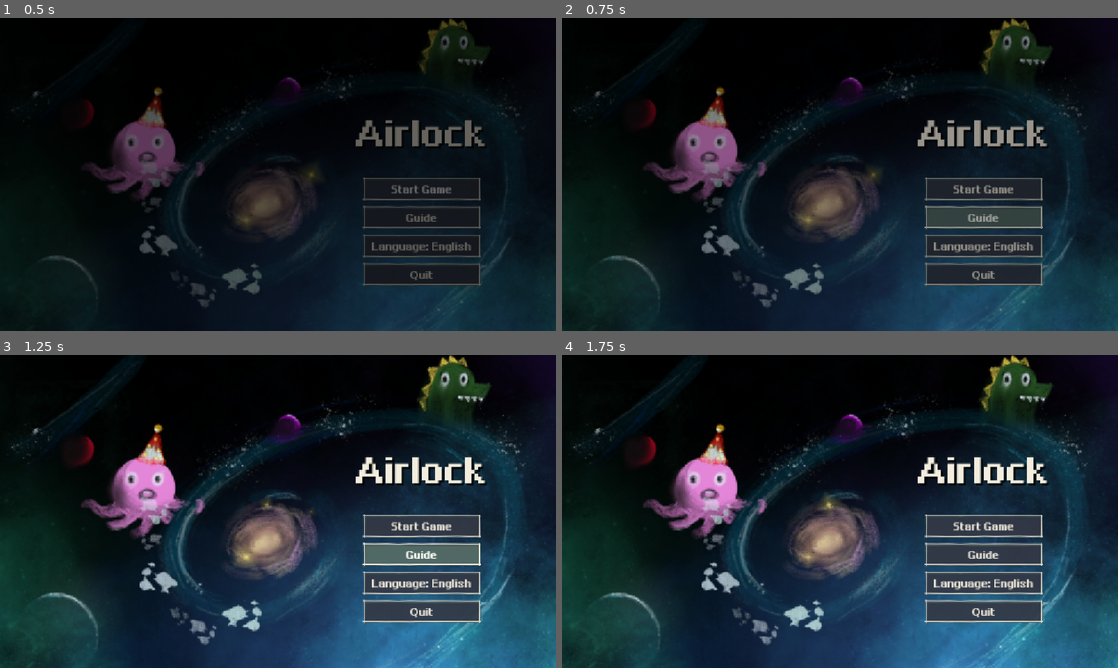
Above: before the commit, frames 1-4 (two rows, left to right).
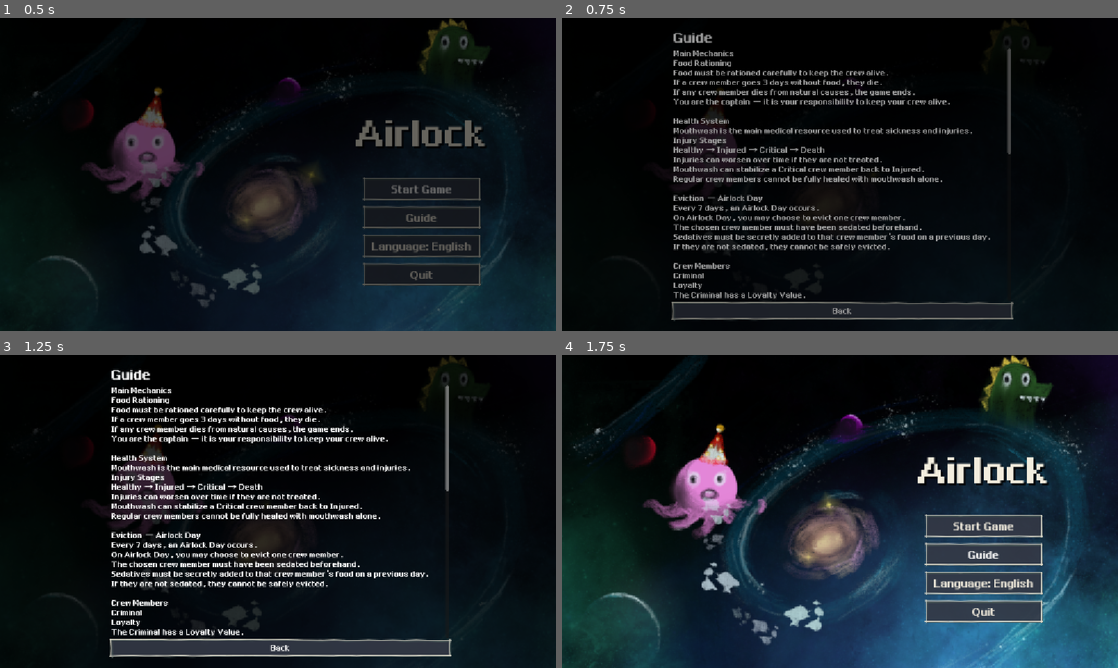
Above: after the commit, the same moments.

Repository: UnZzz/airlock
Game: Godot game, scene res://start/StartScreen.tscn
Same seed, same stepped clock (60 frames per second), same inputs: the game is played once before the commit and once after it.
Inputs (mouse positions are in pixels of both pictures, inside the frame that each line leads up to):
- Up to frame 1 (0.5 s): no input
- Up to frame 2 (0.75 s): click "Guide" at 0.5 s
- Up to frame 3 (1.25 s): no input
- Up to frame 4 (1.75 s): click (840, 649) at 1.25 s, where only the run after the commit has a clickable "Back"

Frame 1 is identical in both runs. In frame 2, 51% of the frame differs, in the area x 0-100%, y 0-100%; in frame 3, 66%; in frame 4, less than 0.1%.

Commit message:
Guide button done

Diff:
--- a/scene_system/EndScreen.tscn
+++ b/scene_system/EndScreen.tscn
@@ -15,7 +15,7 @@
 offset_top = -0.99999905
 offset_right = 37.0
 offset_bottom = 39.0
-scale = Vector2(28.849873, 26.200447)
+scale = Vector2(28.849873, 26.087452)
 texture = ExtResource("1_v6d4x")
 expand_mode = 1
 stretch_mode = 4
--- a/start/StartScreen.tscn
+++ b/start/StartScreen.tscn
@@ -138,6 +138,115 @@
 size_flags_horizontal = 4
 theme_override_font_sizes/font_size = 28
 
+[node name="GuidePanel" type="Control" parent="." unique_id=1367943976]
+layout_mode = 1
+anchors_preset = 15
+anchor_right = 1.0
+anchor_bottom = 1.0
+grow_horizontal = 2
+grow_vertical = 2
+
+[node name="Overlay" type="ColorRect" parent="GuidePanel" unique_id=1591408883]
+layout_mode = 1
+anchors_preset = 15
+anchor_right = 1.0
+anchor_bottom = 1.0
+grow_horizontal = 2
+grow_vertical = 2
+color = Color(0, 0, 0, 0.78431374)
+
+[node name="GuideBox" type="VBoxContainer" parent="GuidePanel" unique_id=778799617]
+layout_mode = 1
+anchors_preset = 8
+anchor_left = 0.5
+anchor_top = 0.5
+anchor_right = 0.5
+anchor_bottom = 0.5
+offset_left = -345.0
+offset_top = -302.0
+offset_right = 355.0
+offset_bottom = 298.0
+grow_horizontal = 2
+grow_vertical = 2
+
+[node name="GuideTitle" type="Label" parent="GuidePanel/GuideBox" unique_id=1500625777]
+layout_mode = 2
+theme_override_colors/font_color = Color(1, 1, 1, 1)
+theme_override_font_sizes/font_size = 36
+text = "Guide"
+
+[node name="GuideText" type="RichTextLabel" parent="GuidePanel/GuideBox" unique_id=189956513]
+layout_mode = 2
+size_flags_vertical = 3
+text = "Main Mechanics
+Food Rationing
+Food must be rationed carefully to keep the crew alive.
+If a crew member goes 3 days without food, they die.
+If any crew member dies from natural causes, the game ends.
+You are the captain — it is your responsibility to keep your crew alive.
+
+Health System
+Mouthwash is the main medical resource used to treat sickness and injuries.
+Injury Stages
+Healthy → Injured → Critical → Death
+Injuries can worsen over time if they are not treated.
+Mouthwash can stabilize a Critical crew member back to Injured.
+Regular crew members cannot be fully healed with mouthwash alone.
+
+Eviction — Airlock Day
+Every 7 days, an Airlock Day occurs.
+On Airlock Day, you may choose to evict one crew member.
+The chosen crew member must have been sedated beforehand.
+Sedatives must be secretly added to that crew member's food on a previous day.
+If they are not sedated, they cannot be safely evicted.
+
+Crew Members
+Criminal
+Loyalty
+The Criminal has a Loyalty Value.
+Loyalty can increase or decrease depending on your decisions.
+Arguments may occur between the Criminal and other crew members.
+Taking the Criminal's side can increase loyalty.
+Going against the Criminal can decrease loyalty.
+Reaching maximum loyalty unlocks the Criminal's special ability.
+Special Ability — Intimidate
+Intimidate allows the Criminal to force other crew members to complete tasks.
+Forced tasks do not require their normal resource cost.
+This can make difficult or expensive tasks easier to complete.
+
+Engineer
+The Engineer specializes in repairs, technical problems.
+Provides better results during events involving ship repairs or machinery.
+Negotiation
+The Engineer can provide stronger rewards or better outcomes when assigned to certain tasks.
+However:
+The Engineer may request specific items or resources before agreeing to complete the task.
+You must decide whether the potential reward is worth the cost.
+
+Doctor
+The Doctor specializes in treating injured crew members.
+Medical Treatment
+The Doctor can fully heal an Injured crew member for 2 Mouthwash.
+The healed crew member returns to Healthy.
+Their previous injury will no longer worsen.
+They can still become injured again from future events.
+
+Chef
+The Chef specializes in managing the crew's food supply.
+Passive Ability — Food Efficiency
+Reduces the ship's overall food consumption.
+Makes food supplies last longer throughout the journey.
+Airlock Ability — Sedated Meal
+Before an Airlock Day, the Chef can add sedatives to a crew member's food.
+The sedated crew member becomes eligible for eviction on the next Airlock Day.
+This allows the captain to remove dangerous or unwanted crew members.、
+"
+
+[node name="BackButton" type="Button" parent="GuidePanel/GuideBox" unique_id=498376862]
+layout_mode = 2
+theme_override_colors/font_color = Color(0.9, 0.88, 0.83, 1)
+text = "Back"
+
 [node name="Fade" type="ColorRect" parent="." unique_id=825894367]
 layout_mode = 1
 anchors_preset = 15
@@ -152,135 +261,4 @@
 stream = ExtResource("3_8v406")
 volume_db = 5.117
 
-[node name="GuidePanel" type="VBoxContainer" parent="." unique_id=221990614]
-layout_mode = 0
-offset_left = -2.0
-offset_right = 38.0
-offset_bottom = 40.0
-scale = Vector2(1.002491, 1)
-
-[node name="GuideTitle" type="Label" parent="GuidePanel" unique_id=767478733]
-layout_mode = 2
-text = "WEWEWEWEWEW"
-
-[node name="GuideText" type="RichTextLabel" parent="GuidePanel" unique_id=99720618]
-layout_mode = 2
-text = "# Main Mechanics
-
-## Food Rationing
-
-Food must be rationed carefully to keep the crew alive.
-
-- If a crew member goes **3 days without food**, they die.
-- If **any crew member dies from natural causes**, the game ends.
-  - You are the captain — it is your responsibility to keep your crew alive.
-
----
-
-## Health System
-
-**Mouthwash** is the main medical resource used to treat sickness and injuries.
-
-### Injury Stages
-
-**Healthy → Injured → Critical → Death**
-
-- Injuries can worsen over time if they are not treated.
-- Mouthwash can stabilize a **Critical** crew member back to **Injured**.
-- Regular crew members cannot be fully healed with mouthwash alone.
-
----
-
-## Eviction — Airlock Day
-
-Every **7 days**, an **Airlock Day** occurs.
-
-- On Airlock Day, you may choose to evict one crew member.
-- The chosen crew member must have been **sedated beforehand**.
-- Sedatives must be secretly added to that crew member's food on a previous day.
-- If they are not sedated, they cannot be safely evicted.
-
----
-
-# Crew Members
-
-## Criminal
-
-### Loyalty
-
-The Criminal has a **Loyalty Value**.
-
-- Loyalty can increase or decrease depending on your decisions.
-- Arguments may occur between the Criminal and other crew members.
-- Taking the Criminal's side can increase loyalty.
-- Going against the Criminal can decrease loyalty.
-- Reaching maximum loyalty unlocks the Criminal's special ability.
-
-### Special Ability — Intimidate
-
-**Intimidate** allows the Criminal to force other crew members to complete tasks.
-
-- Forced tasks do not require their normal resource cost.
-- This can make difficult or expensive tasks easier to complete.
-
-### Mutiny Risk
-
-Once **Intimidate** has been unlocked, the Criminal becomes much more dangerous.
-
-If the Criminal's Loyalty ever reaches **0**:
-
-**GAME OVER — Mutiny Assassination**
-
-The Criminal assassinates the captain and takes control of the ship.
-
----
-
-## Engineer
-
-The Engineer specializes in **repairs, technical problems, and exploration**.
-
-- Provides better results during events involving ship repairs or machinery.
-- May also be more effective when sent on exploration missions.
-
-### Negotiation
-
-The Engineer can provide stronger rewards or better outcomes when assigned to certain tasks.
-
-However:
-
-- The Engineer may request specific items or resources before agreeing to complete the task.
-- You must decide whether the potential reward is worth the cost.
-
----
-
-## Doctor
-
-The Doctor specializes in treating injured crew members.
-
-### Medical Treatment
-
-- The Doctor can fully heal an **Injured** crew member for **2 Mouthwash**.
-- The healed crew member returns to **Healthy**.
-- Their previous injury will no longer worsen.
-- They can still become injured again from future events.
-
----
-
-## Chef
-
-The Chef specializes in managing the crew's food supply.
-
-### Passive Ability — Food Efficiency
-
-- Reduces the ship's overall food consumption.
-- Makes food supplies last longer throughout the journey.
-
-### Airlock Ability — Sedated Meal
-
-Before an Airlock Day, the Chef can add **sedatives** to a crew member's food.
-
-- The sedated crew member becomes eligible for eviction on the next Airlock Day.
-- This allows the captain to remove dangerous or unwanted crew members."
-
-[node name="BackButton" type="Button" parent="GuidePanel" unique_id=1658550012]
-layout_mode = 2
+[connection signal="pressed" from="Menu/GuideButton" to="." method="_on_guide_button_pressed"]
--- a/start/start_screen.gd
+++ b/start/start_screen.gd
@@ -16,31 +16,40 @@
 @onready var hover_sfx: AudioStreamPlayer2D = $HoverSFX
 @onready var menu : Control = $Menu
 @onready var guide_panel : Control = $GuidePanel
-@onready var back_button : Button = $GuidePanel/BackButton
+@onready var back_button : Button = $GuidePanel/GuideBox/BackButton
 
 var leaving : bool = false
 
 
 func _ready() -> void:
 	_refresh_text()
+
 	start_button.pressed.connect(_on_start)
+	guide_button.pressed.connect(_on_guide)
 	language_button.pressed.connect(_on_language)
 	quit_button.pressed.connect(_on_quit)
+
 	guide_panel.visible = false
 
 	back_button.pressed.connect(_on_guide_back)
-	back_button.mouse_entered.connect(_on_button_hover)
-	quit_button.visible = not OS.has_feature("web")
-	resized.connect(_fit_background)
-	_fit_background()
-	fade.color.a = 1.0
-	create_tween().tween_property(fade, "color:a", 0.0, fade_in_time)
-	start_button.grab_focus()
-	Music.play_playlist()
+
 	start_button.mouse_entered.connect(_on_button_hover)
 	guide_button.mouse_entered.connect(_on_button_hover)
 	language_button.mouse_entered.connect(_on_button_hover)
 	quit_button.mouse_entered.connect(_on_button_hover)
+	back_button.mouse_entered.connect(_on_button_hover)
+
+	quit_button.visible = not OS.has_feature("web")
+
+	resized.connect(_fit_background)
+	_fit_background()
+
+	fade.color.a = 1.0
+	create_tween().tween_property(fade, "color:a", 0.0, fade_in_time)
+
+	start_button.grab_focus()
+
+	Music.play_playlist()
 
 
 func _refresh_text() -> void:
